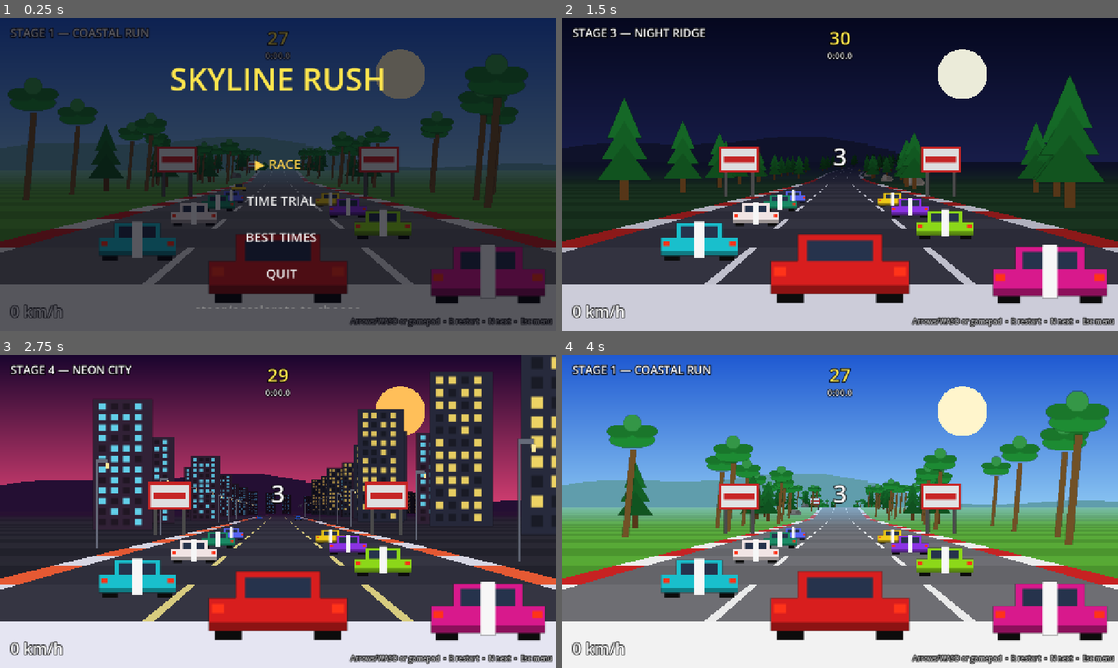
Above: before the commit, frames 1-4 (two rows, left to right).
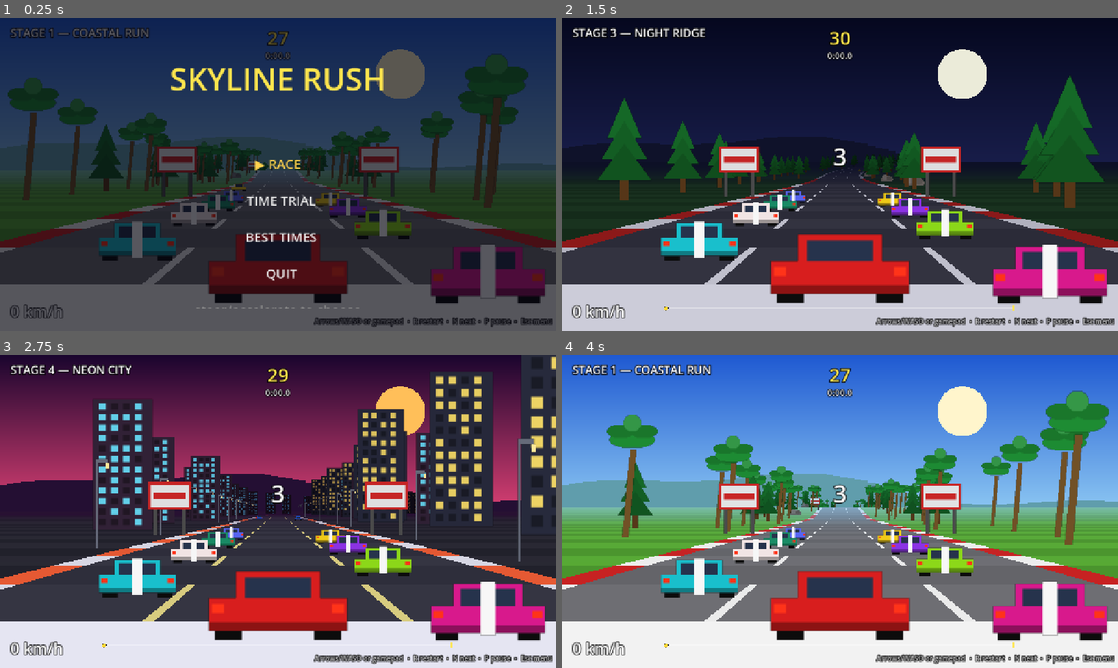
Above: after the commit, the same moments.

Repository: csmallfield/Racer2D
Game: Godot game, scene res://scenes/main.tscn
Same seed, same stepped clock (60 frames per second), same inputs: the game is played once before the commit and once after it.
Inputs:
- Up to frame 1 (0.25 s): no input
- Up to frame 2 (1.5 s): tap Enter (ui_accept) at 0.5, 0.77, 1.25 s; hold D (steer_right) 0.53-1.28 s; tap N (next_level) at 0.6, 1.35 s; hold S (brake) from 1.28 s (still down)
- Up to frame 3 (2.75 s): tap Enter (ui_accept) at 1.52 s; tap R (restart) at 2 s; release S (brake) at 2.03 s; hold D (steer_right) from 2.03 s (still down); tap N (next_level) at 2.1 s
- Up to frame 4 (4 s): tap Enter (ui_accept) at 2.75, 3.02, 3.77 s; release D (steer_right) at 2.78 s; hold W (accelerate) 2.78-3.53 s; tap N (next_level) at 2.85, 3.6 s; tap R (restart) at 3.5 s; hold A (steer_left) from 3.53 s (still down)

The runs differ from the first frame. In frame 1, 0.4% of the frame differs, in the area x 56-92%, y 95-99%; in frame 2, 0.7%; in frame 3, 0.7%, in the area x 18-100%, y 91-99%; in frame 4, 0.7%.

Commit message:
added pause and race progress bar

Diff:
--- a/outrun_pseudo3d/project.godot
+++ b/outrun_pseudo3d/project.godot
@@ -1,10 +1,6 @@
 ; Engine configuration file.
 ; It's best edited using the editor UI and not directly,
 ; since the parameters that go here are not all obvious.
-;
-; Format:
-;   [section] ; section goes between []
-;   param=value ; assign values to parameters
 
 config_version=5
 
@@ -24,6 +20,7 @@
 window/size/viewport_width=1280
 window/size/viewport_height=720
 window/stretch/mode="canvas_items"
+window/stretch/aspect="keep"
 
 [input]
 
@@ -59,6 +56,12 @@
 , Object(InputEventJoypadButton,"resource_local_to_scene":false,"resource_name":"","device":-1,"button_index":14,"pressure":0.0,"pressed":true,"script":null)
 ]
 }
+pause={
+"deadzone": 0.2,
+"events": [Object(InputEventKey,"resource_local_to_scene":false,"resource_name":"","device":-1,"window_id":0,"alt_pressed":false,"shift_pressed":false,"ctrl_pressed":false,"meta_pressed":false,"pressed":false,"keycode":0,"physical_keycode":80,"key_label":0,"unicode":0,"location":0,"echo":false,"script":null)
+, Object(InputEventJoypadButton,"resource_local_to_scene":false,"resource_name":"","device":-1,"button_index":6,"pressure":0.0,"pressed":true,"script":null)
+]
+}
 restart={
 "deadzone": 0.2,
 "events": [Object(InputEventKey,"resource_local_to_scene":false,"resource_name":"","device":-1,"window_id":0,"alt_press …(190 unchanged characters)…
@@ -68,7 +71,6 @@
 next_level={
 "deadzone": 0.2,
 "events": [Object(InputEventKey,"resource_local_to_scene":false,"resource_name":"","device":-1,"window_id":0,"alt_press …(190 unchanged characters)…
-, Object(InputEventJoypadButton,"resource_local_to_scene":false,"resource_name":"","device":-1,"button_index":6,"pressure":0.0,"pressed":true,"script":null)
 ]
 }
 
--- a/outrun_pseudo3d/scripts/hud.gd
+++ b/outrun_pseudo3d/scripts/hud.gd
@@ -16,6 +16,7 @@
 var board_bg: ColorRect
 var board_label: RichTextLabel
 var _flash_t := 0.0
+var track_bar: TrackBar
 
 
 func _ready() -> void:
@@ -33,10 +34,15 @@
 			HORIZONTAL_ALIGNMENT_CENTER, Color(1, 0.9, 0.3))
 	race_time_label = _make_label(Vector2(0, 72), Vector2(1280, 30), 20,
 			HORIZONTAL_ALIGNMENT_CENTER, Color(1, 1, 1, 0.85))
+	track_bar = TrackBar.new()
+	track_bar.position = Vector2(240, 662)
+	track_bar.size = Vector2(800, 12)
+	track_bar.visible = false
+	add_child(track_bar)
 	_make_leaderboard()
 	hint_label = _make_label(Vector2(0, 686), Vector2(1272, 30), 16,
 			HORIZONTAL_ALIGNMENT_RIGHT, Color(1, 1, 1, 0.7))
-	hint_label.text = "Arrows/WASD or gamepad  •  R restart  •  N next  •  Esc menu"
+	hint_label.text = "Arrows/WASD or gamepad  •  R restart  •  N next  •  P pause  •  Esc menu"
 
 
 func _make_label(pos: Vector2, size: Vector2, font_size: int,
@@ -74,6 +80,7 @@
 	position_label.text = ""
 	flash_label.text = ""
 	_flash_t = 0.0
+	hide_progress()
 
 
 func set_position_rank(rank: int, total: int) -> void:
@@ -159,3 +166,45 @@
 	var m := int(t / 60.0)
 	var sec := fmod(t, 60.0)
 	return "%d:%04.1f" % [m, sec]
+
+
+## Show the progress bar for a new race. cp_fractions: checkpoint positions
+## as 0..1 along the track.
+func setup_progress(cp_fractions: Array) -> void:
+	track_bar.cp_fractions = cp_fractions
+	track_bar.player_p = 0.0
+	track_bar.dots = []
+	track_bar.visible = true
+	track_bar.queue_redraw()
+
+
+## dots: [{p: 0..1, color: Color}] — one per rival. Empty in time trial.
+func update_progress(player_p: float, dots: Array) -> void:
+	track_bar.player_p = player_p
+	track_bar.dots = dots
+	track_bar.queue_redraw()
+
+
+func hide_progress() -> void:
+	track_bar.visible = false
+
+
+## Thin strip mapping the whole track: checkpoint ticks, a finish tick,
+## rival dots in their livery colors, and a larger gold player marker.
+class TrackBar:
+	extends Control
+
+	var cp_fractions: Array = []
+	var dots: Array = []
+	var player_p := 0.0
+
+	func _draw() -> void:
+		var w := size.x
+		draw_rect(Rect2(0, 5, w, 2), Color(1, 1, 1, 0.35))
+		for f in cp_fractions:
+			draw_rect(Rect2(float(f) * w - 1.0, 1, 2, 10), Color(1, 1, 1, 0.6))
+		draw_rect(Rect2(w - 2.0, 0, 3, 12), Color(1, 0.9, 0.3, 0.9))
+		for d in dots:
+			draw_circle(Vector2(clampf(float(d.p), 0.0, 1.0) * w, 6.0), 3.0, d.color)
+		draw_circle(Vector2(clampf(player_p, 0.0, 1.0) * w, 6.0), 5.0, Color(0.1, 0.1, 0.1))
+		draw_circle(Vector2(clampf(player_p, 0.0, 1.0) * w, 6.0), 4.0, Color(1, 0.85, 0.2))
--- a/outrun_pseudo3d/scripts/main.gd
+++ b/outrun_pseudo3d/scripts/main.gd
@@ -5,7 +5,7 @@
 const LEVELS_DIR := "res://scripts/levels"
 const AI_LOOKAHEAD := 20        # segments traffic scans ahead for avoidance
 
-enum State { MENU, LEVEL_SELECT, LEADERBOARD, COUNTDOWN, RUNNING, STAGE_CLEAR, GAME_OVER }
+enum State { MENU, LEVEL_SELECT, LEADERBOARD, COUNTDOWN, RUNNING, STAGE_CLEAR, GAME_OVER, PAUSED }
 enum Mode { RACE, TIME_TRIAL }
 
 const MENU_ITEMS: Array[String] = ["RACE", "TIME TRIAL", "BEST TIMES", "QUIT"]
@@ -27,6 +27,7 @@
 var menu: MenuLayer
 var menu_sel := 0               # highlighted row in the current menu view
 var select_sel := 0             # highlighted stage in level select / board
+var paused_from: State = State.RUNNING   # state to resume into after pause
 var time_left := 0.0
 var countdown_t := 0.0          # 3..0 pre-race countdown
 var _last_count := -1           # last whole second announced in the countdown
@@ -114,6 +115,10 @@
 func _start_race(idx: int) -> void:
 	_load_level(idx)
 	menu.hide_menu()
+	var fractions: Array = []
+	for z in cp_zs:
+		fractions.append(z / track.track_length())
+	hud.setup_progress(fractions)
 	state = State.COUNTDOWN
 	countdown_t = 3.0
 	_last_count = -1
@@ -164,6 +169,18 @@
 		player_next_cp += 1
 
 
+func _update_progress_bar() -> void:
+	var track_len := track.track_length()
+	var dots: Array = []
+	for r in rivals.rivals:
+		var def: Dictionary = SpriteCatalog.get_def(r.sprite)
+		dots.append({
+			"p": minf(float(r.z) / track_len, 1.0),
+			"color": def.get("map_color", Color.WHITE),
+		})
+	hud.update_progress(player.position_z / track_len, dots)
+
+
 func _spawn_traffic() -> void:
 	cars.clear()
 	for seg in track.segments:
@@ -203,6 +220,19 @@
 	# Esc (ui_cancel) backs out of any race state to the menu.
 	if state >= State.COUNTDOWN and Input.is_action_just_pressed("ui_cancel"):
 		_enter_menu()
+		return
+
+	# Pause toggle (P / gamepad Start) during the countdown or the race.
+	if Input.is_action_just_pressed("pause"):
+		if state == State.RUNNING or state == State.COUNTDOWN:
+			paused_from = state
+			state = State.PAUSED
+			hud.set_message("PAUSED")
+			Audio.stop_engine()
+		elif state == State.PAUSED:
+			state = paused_from
+			hud.set_message("")
+			_last_count = -1   # countdown repaints its number on resume
 		return
 
 	match state:
@@ -226,6 +256,8 @@
 				_start_race(level_index + 1)
 		State.GAME_OVER:
 			_coast_frame(dt, 0.0)
+		State.PAUSED:
+			pass   # world frozen; only the pause toggle and Esc are live
 
 	hud.set_speed(player.speed_kmh())
 	hud.set_time(time_left)
@@ -351,6 +383,11 @@
 			hud.set_flash(e)
 		hud.set_position_rank(rivals.player_rank(player.position_z),
 				rivals.total_racers())
+	_update_progress_bar()
+
+	# Slipstream whoosh as the tow reaches full strength.
+	if player.slip > 0.9:
+		Audio.play("slipstream", -4.0, 1.0, 1.5)
 	_check_collisions()
 	_scroll_background(dt)
 	Audio.update_engine(player.speed / PlayerCar.MAX_SPEED,
--- a/outrun_pseudo3d/scripts/player_car.gd
+++ b/outrun_pseudo3d/scripts/player_car.gd
@@ -12,11 +12,22 @@
 const OFF_ROAD_LIMIT := MAX_SPEED / 4.0
 const CENTRIFUGAL := 0.3                   # how hard curves push you outward
 
+# Slipstream: tuck in close behind another car at speed and drag drops —
+# extra acceleration and a top-speed overshoot. This is the player's
+# deliberate passing technique (rivals don't get it).
+const SLIP_SEGMENTS := 7          # how far ahead the tow reaches (x200 units)
+const SLIP_LATERAL := 0.35        # max lateral offset to count as "tucked in"
+const SLIP_MIN_SPEED := 0.5       # no tow below half speed
+const SLIP_BUILD_TIME := 0.6      # seconds to reach full effect
+const SLIP_TOP_BONUS := 0.05      # +5% top speed at full slipstream
+const SLIP_ACCEL_BONUS := 0.8     # +80% acceleration at full slipstream
+
 var position_z := 0.0     # distance along the track (world units)
 var x := 0.0              # lateral position, -1..1 = on road
 var speed := 0.0
 var steer_dir := 0.0      # -1..1 analog steer amount, used for car tilt
 var bounce := 0.0         # vertical shake in screen px when off-road
+var slip := 0.0           # slipstream strength 0..1 (read by main for audio)
 
 
 ## Advances the player one frame. Returns true if the finish line was crossed.
@@ -34,11 +45,27 @@
 	# Centrifugal force: curves push the car toward the outside.
 	x -= dx * speed_percent * seg.curve * CENTRIFUGAL
 
+	# Slipstream detection: another car ahead within the tow range and
+	# roughly in our lane. Strength eases in/out over SLIP_BUILD_TIME.
+	var in_stream := false
+	if speed_percent > SLIP_MIN_SPEED:
+		var seg_count: int = main.track.segments.size()
+		for i in range(1, SLIP_SEGMENTS + 1):
+			var ahead: Dictionary = main.track.segments[(int(seg.index) + i) % seg_count]
+			for car in ahead.cars:
+				if absf(float(car.offset) - x) < SLIP_LATERAL:
+					in_stream = true
+					break
+			if in_stream:
+				break
+	slip = move_toward(slip, 1.0 if in_stream else 0.0, dt / SLIP_BUILD_TIME)
+	var slip_max := MAX_SPEED * (1.0 + SLIP_TOP_BONUS * slip)
+
 	# Analog triggers scale acceleration/braking; keys give full strength.
 	var throttle := Input.get_action_strength("accelerate")
 	var brake_in := Input.get_action_strength("brake")
 	if throttle > 0.0:
-		speed += ACCEL * dt * throttle
+		speed += ACCEL * (1.0 + SLIP_ACCEL_BONUS * slip) * dt * throttle
 	elif brake_in > 0.0:
 		speed += BRAKING * dt * brake_in
 	else:
@@ -53,7 +80,10 @@
 		bounce = 0.0
 
 	x = clampf(x, -2.5, 2.5)
-	speed = clampf(speed, 0.0, MAX_SPEED)
+	speed = maxf(speed, 0.0)
+	if speed > slip_max:
+		# Overspeed from a fading slipstream bleeds off instead of snapping.
+		speed = move_toward(speed, slip_max, MAX_SPEED * 0.6 * dt)
 
 	var track_len: float = main.track.track_length()
 	var new_z := position_z + speed * dt
--- a/outrun_pseudo3d/scripts/sprite_catalog.gd
+++ b/outrun_pseudo3d/scripts/sprite_catalog.gd
@@ -55,6 +55,7 @@
 		_cache["rival_%d" % i] = {
 			"texture": _make_rival(rival_colors[i]),
 			"world_w": 510.0, "world_h": 295.0, "collidable": true,
+			"map_color": rival_colors[i],   # progress-bar dot color
 		}
 	_cache["building"] = {
 		"texture": _make_building(Color(0.16, 0.17, 0.24), Color(0.95, 0.85, 0.4)),
Not shown, changed: outrun_pseudo3d/MANIFEST.md
Not shown, changed: outrun_pseudo3d/README.md
Not shown, changed: outrun_pseudo3d/assets/audio/SOUNDS.md
